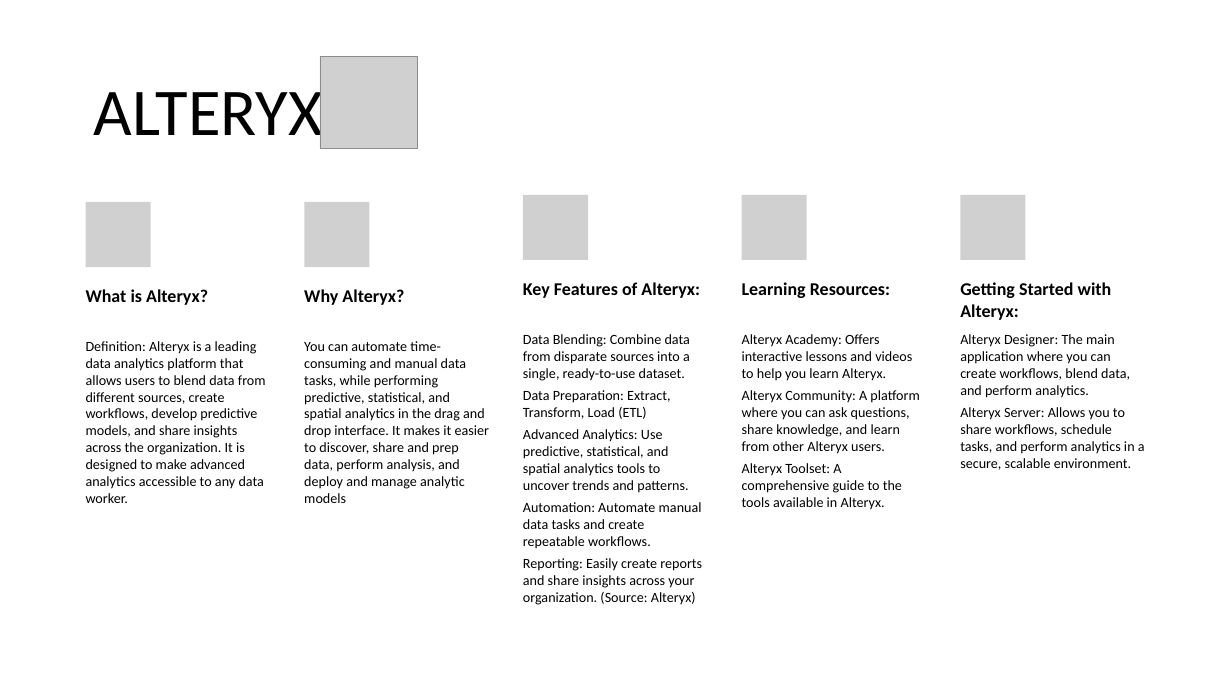
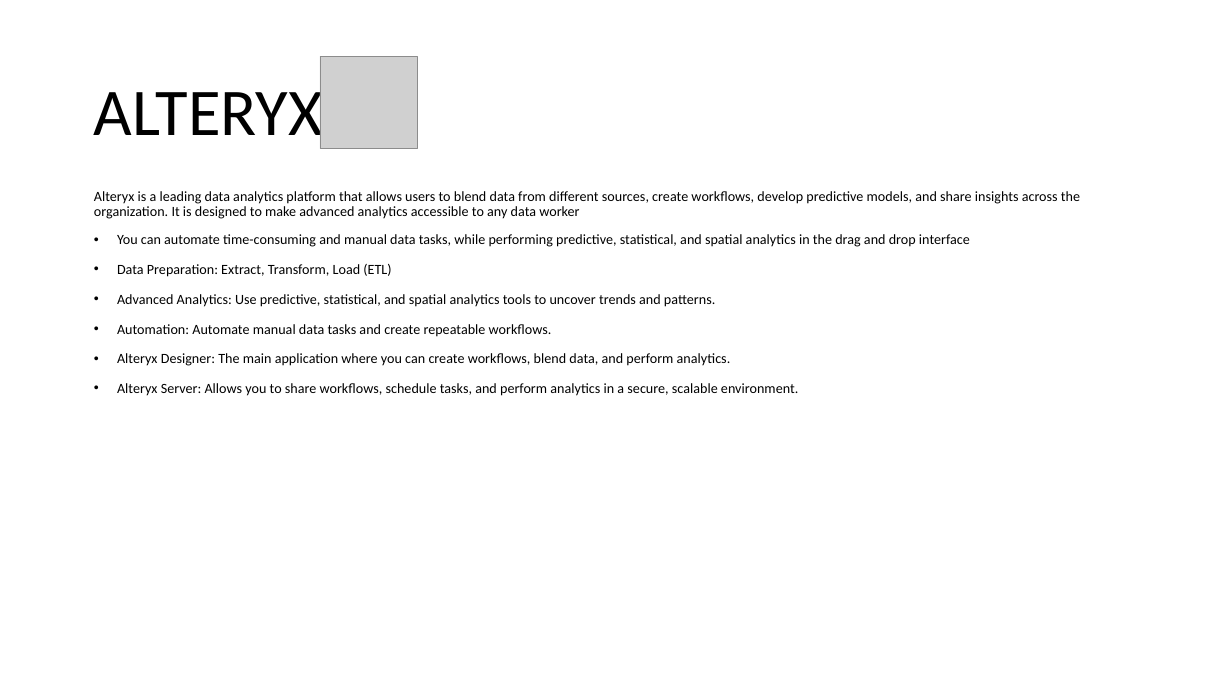
Before and after one commit to spoorthiempowher/Empowher-Curriculum, a slide deck: slide 9 of Data/EmpowHer - DATA.pptx (slide 10 before the commit). Drawn at 1232x693 pixels with LibreOffice and Linux fonts; fonts in the diff are those of the drawing; grey boxes stand for pictures. Boxes give left, top, right and bottom in pixels: in the first picture for what was removed or moved away, otherwise in the second. Text is boxed around its words. In the diff, an @@ line names an element or a change of style, - is before the commit and + after.

Commit message:
Adding Data PPT

```diff
--- a/Data/EmpowHer - DATA.pptx
+++ b/Data/EmpowHer - DATA.pptx
@@ text added at <box>94,191,1080,396</box>, 11 pt, text #000000 @@
+Alteryx is a leading data analytics platform that allows users to blend data from different sources, create workflows, develop predictive models, and share insights across the organization. It is designed to make advanced analytics accessible to any data worker
+• You can automate time-consuming and manual data tasks, while performing predictive, statistical, and spatial analytics in the drag and drop interface
+• Data Preparation: Extract, Transform, Load (ETL)
+• Advanced Analytics: Use predictive, statistical, and spatial analytics tools to uncover trends and patterns.
+• Automation: Automate manual data tasks and create repeatable workflows.
+• Alteryx Designer: The main application where you can create workflows, blend data, and perform analytics.
+• Alteryx Server: Allows you to share workflows, schedule tasks, and perform analytics in a secure, scalable environment.
@@ group removed at <box>86,195,1145,605</box>: 10 texts, 5 pictures @@
-What is Alteryx?
-Definition: Alteryx is a leading data analytics platform that allows users to blend data from different sources, create workflows, develop predictive models, and share insights across the organization. It is designed to make advanced analytics accessible to any data worker.
-Why Alteryx?
-You can automate time-consuming and manual data tasks, while performing predictive, statistical, and spatial analytics in the drag and drop interface. It makes it easier to discover, share and prep data, perform analysis, and deploy and manage analytic models
-Key Features of Alteryx:
-Data Blending: Combine data from disparate sources into a single, ready-to-use dataset.
-Data Preparation: Extract, Transform, Load (ETL)
-Advanced Analytics: Use predictive, statistical, and spatial analytics tools to uncover trends and patterns.
-Automation: Automate manual data tasks and create repeatable workflows.
-Reporting: Easily create reports and share insights across your organization. (Source: Alteryx)
-Learning Resources:
-Alteryx Academy: Offers interactive lessons and videos to help you learn Alteryx.
-Alteryx Community: A platform where you can ask questions, share knowledge, and learn from other Alteryx users.
-Alteryx Toolset: A comprehensive guide to the tools available in Alteryx.
-Getting Started with Alteryx:
-Alteryx Designer: The main application where you can create workflows, blend data, and perform analytics.
-Alteryx Server: Allows you to share workflows, schedule tasks, and perform analytics in a secure, scalable environment.
```
Also in this commit, not shown: 2 other slides changed, 1 slide removed.
